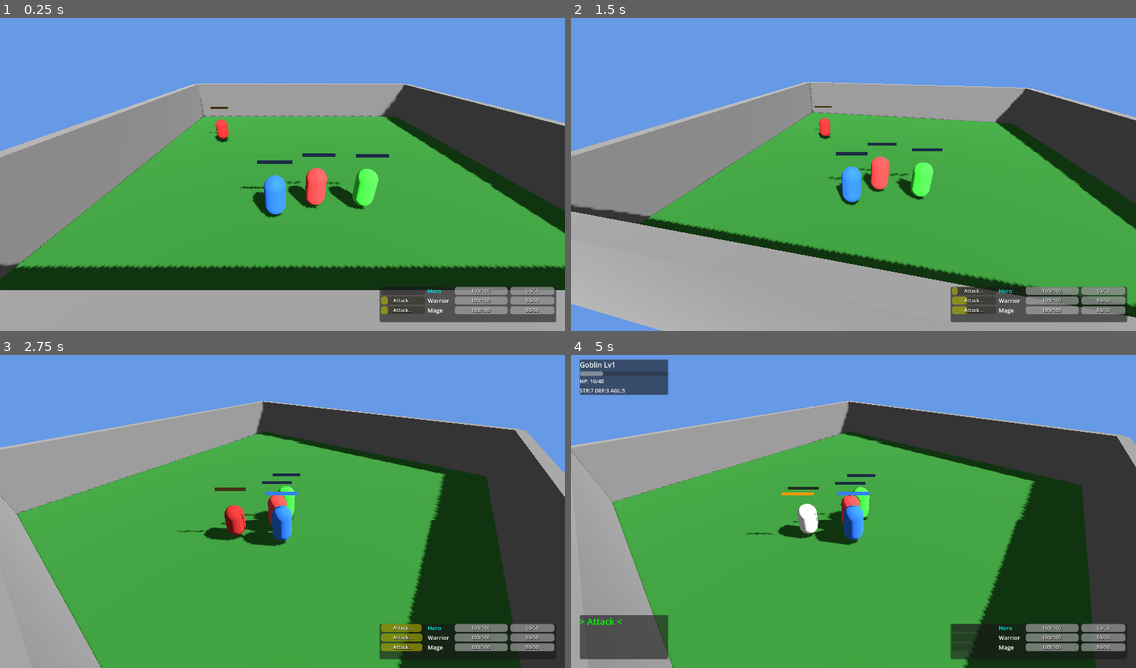
Above: before the commit, frames 1-4 (two rows, left to right).
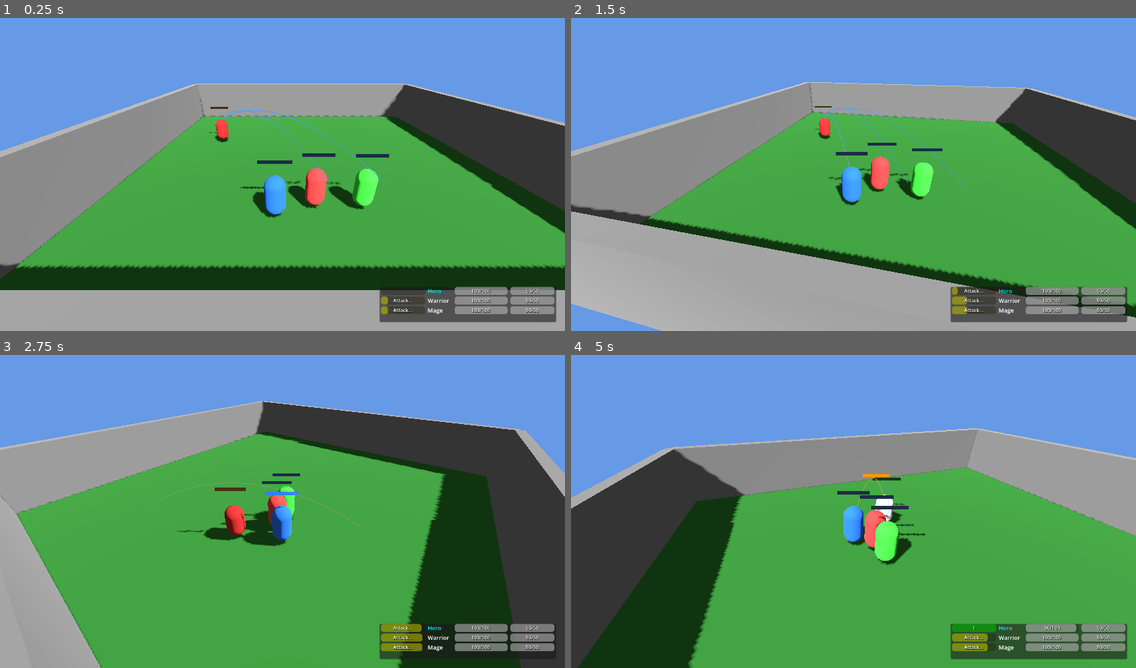
Above: after the commit, the same moments.

Repository: sphenlee/gauntlet
Game: Godot game, scene res://scenes/main.tscn
Same seed, same stepped clock (60 frames per second), same inputs: the game is played once before the commit and once after it.
Inputs:
- Up to frame 1 (0.25 s): no input
- Up to frame 2 (1.5 s): tap Enter (action_confirm) at 0.5, 1.35 s; hold D (move_right) 0.53-1.28 s; hold Enter (action_confirm) 0.53-1.28 s; hold S (move_down) from 1.28 s (still down)
- Up to frame 3 (2.75 s): release S (move_down) at 2.03 s; hold D (move_right) from 2.03 s (still down); hold Enter (action_confirm) from 2.03 s (still down); tap Down (camera_down) at 2.1 s
- Up to frame 4 (5 s): release D (move_right) at 2.78 s; release Enter (action_confirm) at 2.78 s; hold W (move_up) 2.78-3.53 s; tap Left (camera_left) at 2.85 s; tap Enter (action_confirm) at 3.05, 4.55 s; hold Enter (action_confirm) 3.53-4.28 s; hold A (move_left) from 3.53 s (still down); tap Right (camera_right) at 3.6 s; tap Up (camera_up) at 4.35 s

The runs differ from the first frame. In frame 1, 0.1% of the frame differs, in the area x 39-69%, y 29-53%; in frame 2, 0.1%; in frame 3, 0.1%; in frame 4, 51%, in the area x 0-100%, y 1-100%.

Commit message:
Add auto-repeat attack and target arc indicators
Auto-repeat:
- After a player character's attack completes, if the target is still
  alive, automatically start charging attack on the same target again
- Cleared when charge is manually cancelled or character dies

Target arcs:
- When any character or enemy starts charging, a parabolic arc is drawn
  between attacker and target
- Blue arcs for player characters, orange arcs for enemies
- Arcs fade out over 2 seconds and then are removed
- Uses ImmediateMesh line strip with emissive unshaded material

Co-authored-by: Copilot <223556219+Copilot@users.noreply.github.com>

Diff:
--- a/scripts/enemy.gd
+++ b/scripts/enemy.gd
@@ -3,6 +3,7 @@
 
 signal hp_changed(enemy: Enemy)
 signal died(enemy: Enemy)
+signal charge_started(enemy: Enemy, target: Node3D)
 
 enum State { IDLE, CHARGING, ACTING, DEAD }
 
@@ -112,6 +113,7 @@
 	charge_duration = randf_range(charge_duration_min, charge_duration_max)
 	charge_time = 0.0
 	state = State.CHARGING
+	charge_started.emit(self, charge_target)
 
 func _execute_attack() -> void:
 	state = State.ACTING
--- a/scripts/main.gd
+++ b/scripts/main.gd
@@ -55,6 +55,7 @@
 		character.position = Vector3(i * 2.0 - 2.0, 0.5, 5.0)
 		character.formation_offset = formation_offsets[i]
 		character.died.connect(_on_character_died)
+		character.charge_started.connect(_on_character_charge_started)
 		party.append(character)
 		add_child(character)
 
@@ -228,6 +229,7 @@
 		enemy.position = Vector3(cos(angle) * radius, 0.5, sin(angle) * radius - 3.0)
 		enemy.party_members = party
 		enemy.died.connect(_on_enemy_died)
+		enemy.charge_started.connect(_on_enemy_charge_started)
 		enemies.append(enemy)
 		add_child(enemy)
 
@@ -480,6 +482,23 @@
 func _on_menu_cancelled() -> void:
 	_set_game_state(GameState.NORMAL)
 
+func _on_character_charge_started(character: PlayerCharacter, target: Node3D) -> void:
+	_spawn_arc(character, target, Color(0.3, 0.6, 1.0))
+
+func _on_enemy_charge_started(enemy: Enemy, target: Node3D) -> void:
+	_spawn_arc(enemy, target, Color(1.0, 0.6, 0.0))
+
+func _spawn_arc(from_node: Node3D, to_node: Node3D, color: Color) -> void:
+	if not is_instance_valid(from_node) or not is_instance_valid(to_node):
+		return
+	var arc = TargetArc.new()
+	arc.process_mode = Node.PROCESS_MODE_PAUSABLE
+	# Use world-space positions, arc is added to the scene root
+	var from_pos = from_node.global_position + Vector3(0, 1.0, 0)
+	var to_pos = to_node.global_position + Vector3(0, 1.0, 0)
+	add_child(arc)
+	arc.setup(from_pos, to_pos, color)
+
 func _on_enemy_died(enemy: Enemy) -> void:
 	# Check if all enemies are dead
 	var alive = _get_alive_enemies()
--- a/scripts/player_character.gd
+++ b/scripts/player_character.gd
@@ -4,6 +4,7 @@
 signal hp_changed(character: PlayerCharacter)
 signal charge_changed(character: PlayerCharacter)
 signal died(character: PlayerCharacter)
+signal charge_started(character: PlayerCharacter, target: Node3D)
 
 enum State { IDLE, CHARGING, ACTING, DEAD }
 
@@ -18,6 +19,8 @@
 var charge_target: Node3D = null
 var acting_timer: float = 0.0
 var acting_duration: float = 0.5
+var last_attack_target: Node3D = null
+var last_charge_duration: float = 1.5
 
 # Formation offset for followers
 var formation_offset: Vector3 = Vector3.ZERO
@@ -104,6 +107,21 @@
 	if acting_timer >= acting_duration:
 		state = State.IDLE
 		charge_changed.emit(self)
+		_try_auto_repeat_attack()
+
+func _try_auto_repeat_attack() -> void:
+	if not last_attack_target or not is_instance_valid(last_attack_target):
+		last_attack_target = null
+		return
+	# Check if target is still alive
+	if last_attack_target.has_method("is_alive") and not last_attack_target.is_alive():
+		last_attack_target = null
+		return
+	if last_attack_target is Enemy and last_attack_target.state == Enemy.State.DEAD:
+		last_attack_target = null
+		return
+	# Auto-repeat attack on same target
+	start_charge("attack", last_attack_target, last_charge_duration)
 
 func start_charge(action: String, target: Node3D, duration: float) -> void:
 	if state == State.DEAD:
@@ -115,6 +133,7 @@
 	charge_duration = duration
 	charge_time = 0.0
 	charge_changed.emit(self)
+	charge_started.emit(self, target)
 
 func cancel_charge() -> void:
 	if state == State.CHARGING:
@@ -122,6 +141,7 @@
 		charge_action = ""
 		charge_target = null
 		charge_time = 0.0
+		last_attack_target = null
 		charge_changed.emit(self)
 
 func _execute_action() -> void:
@@ -129,6 +149,8 @@
 	acting_timer = 0.0
 
 	if charge_action == "attack" and charge_target and is_instance_valid(charge_target):
+		last_attack_target = charge_target
+		last_charge_duration = charge_duration
 		var damage = _calculate_damage()
 		if charge_target.has_method("take_hit"):
 			charge_target.take_hit(damage)
@@ -155,6 +177,7 @@
 
 func _die() -> void:
 	state = State.DEAD
+	last_attack_target = null
 	died.emit(self)
 	# Fall over
 	var tween = create_tween()
--- /dev/null
+++ b/scripts/target_arc.gd
@@ -0,0 +1,47 @@
+class_name TargetArc
+extends MeshInstance3D
+
+var lifetime: float = 2.0
+var elapsed: float = 0.0
+var arc_material: StandardMaterial3D
+
+func setup(from: Vector3, to: Vector3, color: Color) -> void:
+	_build_arc(from, to, color)
+
+func _build_arc(from: Vector3, to: Vector3, color: Color) -> void:
+	var im = ImmediateMesh.new()
+
+	arc_material = StandardMaterial3D.new()
+	arc_material.albedo_color = color
+	arc_material.emission_enabled = true
+	arc_material.emission = color
+	arc_material.emission_energy_multiplier = 1.5
+	arc_material.shading_mode = BaseMaterial3D.SHADING_MODE_UNSHADED
+	arc_material.transparency = BaseMaterial3D.TRANSPARENCY_ALPHA
+
+	var segments = 20
+	var arc_height = 1.5
+
+	im.surface_begin(Mesh.PRIMITIVE_LINE_STRIP)
+	for i in range(segments + 1):
+		var t = float(i) / float(segments)
+		var pos = from.lerp(to, t)
+		# Parabolic arc
+		pos.y += arc_height * 4.0 * t * (1.0 - t)
+		im.surface_add_vertex(pos)
+	im.surface_end()
+
+	mesh = im
+	set_surface_override_material(0, arc_material)
+
+func _process(delta: float) -> void:
+	elapsed += delta
+	if elapsed >= lifetime:
+		queue_free()
+		return
+
+	# Fade out
+	var alpha = 1.0 - (elapsed / lifetime)
+	if arc_material:
+		arc_material.albedo_color.a = alpha
+		arc_material.emission_energy_multiplier = 1.5 * alpha
Not shown, added: scripts/target_arc.gd.uid
